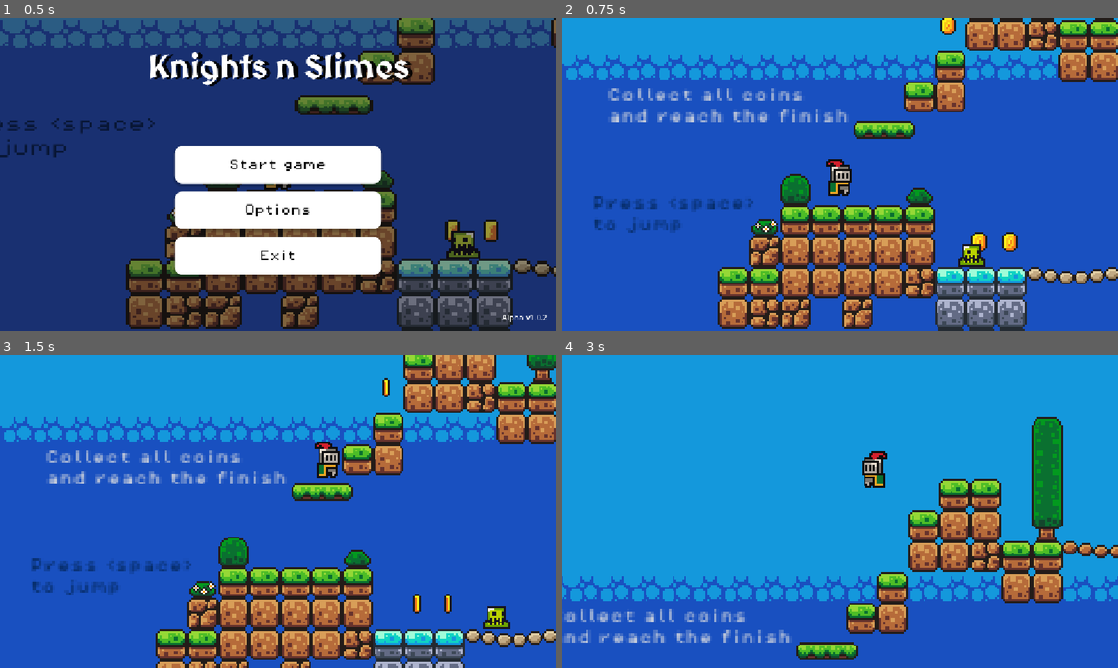
Above: before the commit, frames 1-4 (two rows, left to right).
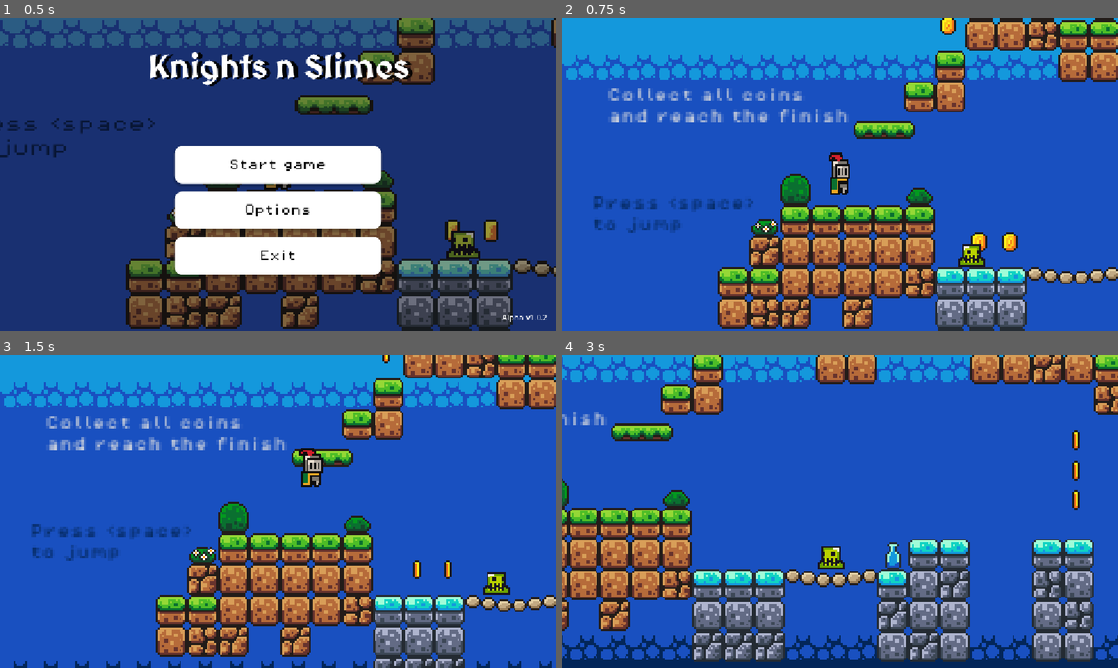
Above: after the commit, the same moments.

Repository: mrsanchez02/game-platform-godot
Game: Godot game, scene res://scenes/main_menu.tscn
Same seed, same stepped clock (60 frames per second), same inputs: the game is played once before the commit and once after it. Sound files missing from this copy of the repository are replaced by a short silence.
Inputs:
- Up to frame 1 (0.5 s): no input
- Up to frame 2 (0.75 s): click "Start game" at 0.5 s
- Up to frame 3 (1.5 s): tap Space (jump) at 1.25, 1.35 s; hold D (move_right) from 1.28 s (still down)
- Up to frame 4 (3 s): tap Space (jump) at 1.52, 1.82, 2, 2.1, 2.27, 2.57, 2.75, 2.85 s; release D (move_right) at 2.78 s; hold Left (move_left) from 2.78 s (still down)

Frame 1 is identical in both runs. In frame 2, 0.4% of the frame differs, in the area x 47-53%, y 42-57%; in frame 3, 39%; in frame 4, 89%, in the area x 0-100%, y 0-100%.

Commit message:
feat: Implement squash and stretch mechanics for player character

Diff:
--- a/scripts/player.gd
+++ b/scripts/player.gd
@@ -1,12 +1,39 @@
 extends CharacterBody2D
-
 
 const SPEED = 130.0
 const JUMP_VELOCITY = -300.0
+const JUMP_CUT = 0.45  # Variable jump height
+const ACCEL = 1300.0   # ground: reach top speed quickly
+const FRICTION = 1600.0   # ground: stop quickly
+const AIR_ACCELERATION = 900.0    # weaker steering in the air...
+const AIR_FRICTION = 350.0    # ...and you keep momentum longer
+
+# Jump Buffering
+const COYOTE_TIME = 0.10  # still jumpable just after leaving a ledge
+const JUMP_BUFFER = 0.10  # a press just before landing still counts
+
+const SQUASH_STIFFNESS = 360.0  # higher = snappier recovery
+const SQUASH_DAMPING   = 16.0   # lower = more wobble and bounce
+const SPAWN_SQUASH     = 0.22   # the pop-in at level start
+const AIR_STRETCH_MAX  = 0.10   # subtle tall-stretch that grows with air speed
+const SQUASH_PIVOT     = 16.0   # keeps the feet planted while squashing
+
+# Squash & stretch spring state (see _update_squash). squash > 0 = squashed
+# (wide & short), squash < 0 = stretched (tall & thin); it springs back to 0.
+var squash := 0.0
+var squash_vel := 0.0
+var base_sprite_y := 0.0
 
 @onready var animated_sprite: AnimatedSprite2D = $AnimatedSprite2D
 @onready var audio_jump: AudioStreamPlayer2D = $AudioJump
 
+func _ready():
+	add_to_group("player")
+	base_sprite_y = animated_sprite.position.y
+	_squash_impulse(SPAWN_SQUASH)  # a little pop-in so the level starts with energy
+
+func _process(delta: float) -> void:
+	_update_squash(delta)   # drive the squash/stretch spring every frame
 
 func _physics_process(delta: float) -> void:
 	# Add the gravity.
@@ -15,9 +42,15 @@
 
 	# Handle jump.
 	if Input.is_action_just_pressed("jump") and is_on_floor():
-		trigger_hit_rumble()
+		Juice.trigger_hit_rumble()
 		audio_jump.play()
+		#_handle_jump(delta)
 		velocity.y = JUMP_VELOCITY
+		_squash_impulse(0.22)
+
+	# Variable jump height
+	if Input.is_action_just_released("jump") and velocity.y < 0.0:
+		velocity.y *= JUMP_CUT
 
 	# Get the input direction: -1, 0, 1
 	var direction := Input.get_axis("move_left", "move_right")
@@ -35,20 +68,63 @@
 		else:
 			animated_sprite.play('run')
 	else:
+		animated_sprite.play('jump')
 
-		animated_sprite.play('jump')
-	# Apply movement
-	if direction:
-		velocity.x = direction * SPEED
+	# Applying movement
+	if direction != 0.0:
+		var accel := ACCEL if is_on_floor() else AIR_ACCELERATION
+		velocity.x = move_toward(velocity.x, direction * SPEED, accel * delta)
 	else:
-		velocity.x = move_toward(velocity.x, 0, SPEED)
+		var fric := FRICTION if is_on_floor() else AIR_FRICTION
+		velocity.x = move_toward(velocity.x, 0.0, fric * delta)
 
 	move_and_slide()
 
-func trigger_hit_rumble():
-	var device_id = 0 # Default player 1 gamepad
-	var weak_motor = 0.4 # High-frequency rumble (subtle buzz)
-	var strong_motor = 0.8 # Low-frequency rumble (heavy impact)
-	var duration = 0.1 # In seconds
+#func trigger_hit_rumble():
+	#var device_id = 0 # Default player 1 gamepad
+	#var weak_motor = 0.4 # High-frequency rumble (subtle buzz)
+	#var strong_motor = 0.8 # Low-frequency rumble (heavy impact)
+	#var duration = 0.1 # In seconds
+#
+	#Input.start_joy_vibration(device_id, weak_motor, strong_motor, duration)
 
-	Input.start_joy_vibration(device_id, weak_motor, strong_motor, duration)
+#func _handle_jump(delta):
+	#var coyote_timer
+	#var jump_buffer_timer
+	#if is_on_floor():
+		#coyote_timer = COYOTE_TIME
+	#else:
+		#coyote_timer = max(coyote_timer - delta, 0.0)
+#
+	#if Input.is_action_just_pressed("jump"):
+		#jump_buffer_timer = JUMP_BUFFER
+	#else:
+		#jump_buffer_timer = max(jump_buffer_timer - delta, 0.0)
+		#
+	## A buffered press plus coyote grace = a jump. Neither has to be exact.
+	#if jump_buffer_timer > 0.0 and coyote_timer > 0.0:
+		#velocity.y = JUMP_VELOCITY
+		#jump_buffer_timer = 0.0
+		#coyote_timer = 0.0
+# "Kick" the spring. Positive = squash (wide, short); negative = stretch (tall).
+func _squash_impulse(amount: float):
+	squash = amount
+	squash_vel = 0.0
+
+# Integrate the spring every frame and write it to the sprite's scale.
+func _update_squash(delta):
+	#var force := -SQUASH_STIFFNESS * squash - SQUASH_DAMPING * squash_vel
+	#squash_vel += force * delta
+	#squash += squash_vel * delta
+	#animated_sprite.scale = Vector2(1.0 + squash, 1.0 - squash)
+	if animated_sprite == null:
+		return
+	var d = minf(delta, 0.033)   # guard the spring against frame-time spikes
+	var rest := 0.0
+	if not is_on_floor():
+		rest = -clampf(absf(velocity.y) / 650.0, 0.0, AIR_STRETCH_MAX)
+	var force = -SQUASH_STIFFNESS * (squash - rest) - SQUASH_DAMPING * squash_vel
+	squash_vel += force * d
+	squash += squash_vel * d
+	animated_sprite.scale = Vector2(1.0 + squash, 1.0 - squash)
+	animated_sprite.position.y = base_sprite_y + SQUASH_PIVOT * squash
